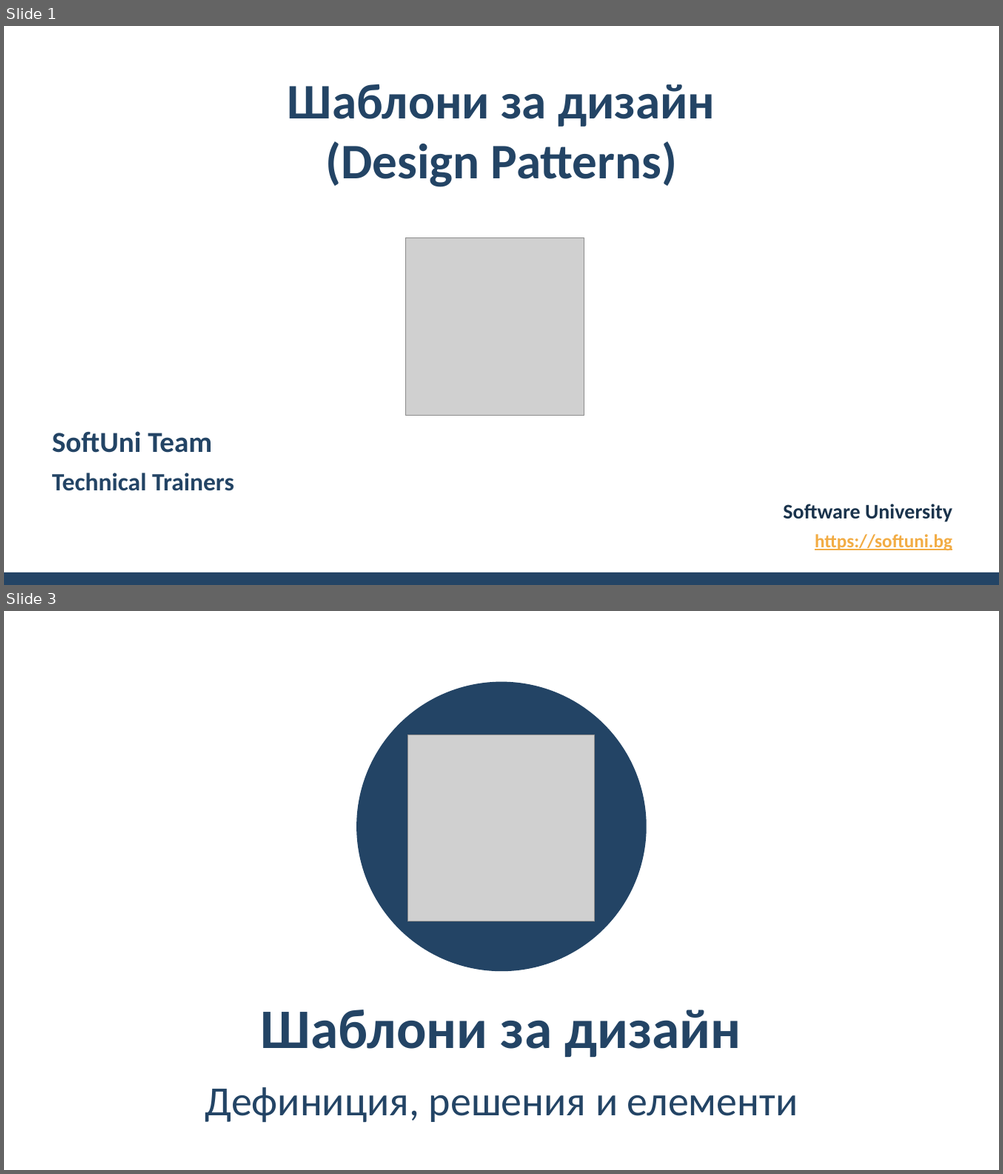
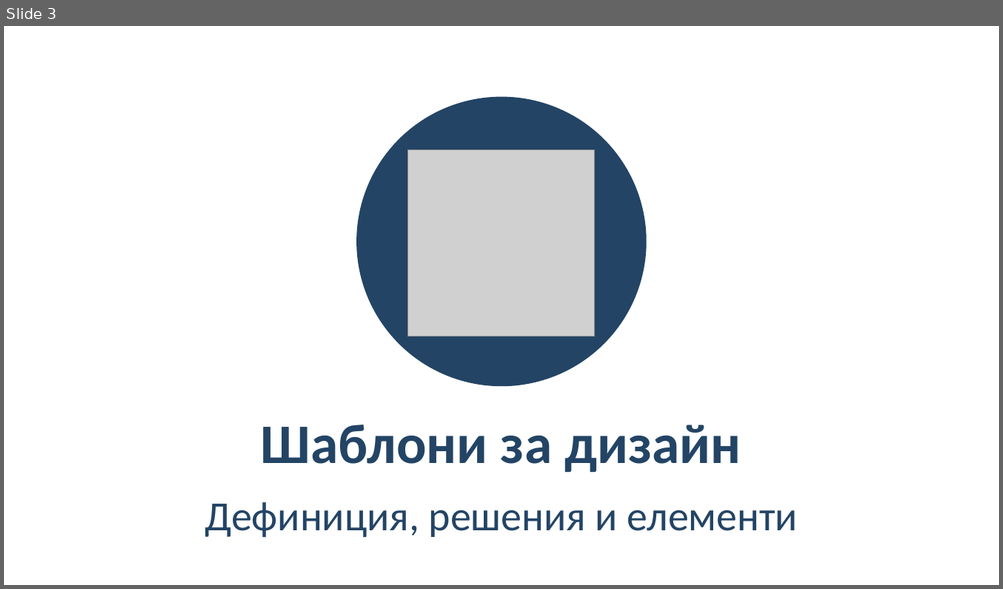
Before and after one commit to BG-IT-Edu/School-Programming, a slide deck: Courses/Software-Sciences/Module-1-OOP/14-Design-Patterns/14-Design-Patterns.pptx. Shown one above the other, each under a label of ours: slides 1 and 3 before the commit, slide 3 after it; the slides between them are not shown. The pictures are 1003x1174 and 1003x589 pixels, drawn with LibreOffice and Linux fonts; fonts in the diff are those of the drawing; grey boxes stand for pictures; background and template pictures are left out. Boxes give left, top, right and bottom in pixels: in the first picture for what was removed or moved away, otherwise in the second. Text is boxed around its words. In the diff, an @@ line names an element or a change of style, - is before the commit and + after.

Commit message:
Added status labels + fixes for design patterns

```diff
--- a/Courses/Software-Sciences/Module-1-OOP/14-Design-Patterns/14-Design-Patterns.pptx
+++ b/Courses/Software-Sciences/Module-1-OOP/14-Design-Patterns/14-Design-Patterns.pptx
@@ slide 1 removed at (x1=4, y1=26, x2=999, y2=585), background picture (left out) @@
@@ title removed at (x1=287, y1=84, x2=714, y2=187) @@
-Шаблони за дизайн
-(Design Patterns)
@@ picture removed at (x1=406, y1=238, x2=584, y2=416) @@
@@ text removed at (x1=52, y1=432, x2=212, y2=453) @@
-SoftUni Team
@@ text removed at (x1=52, y1=473, x2=234, y2=491) @@
-Technical Trainers
@@ text removed at (x1=782, y1=504, x2=952, y2=523) @@
-Software University
@@ text removed at (x1=814, y1=534, x2=952, y2=551) @@
-https://softuni.bg
@@ rectangle removed at (x1=4, y1=573, x2=999, y2=585) @@
```
Also in this commit, not shown: 38 slides changed, 3 slides added, 2 other slides removed, 1 other file.
